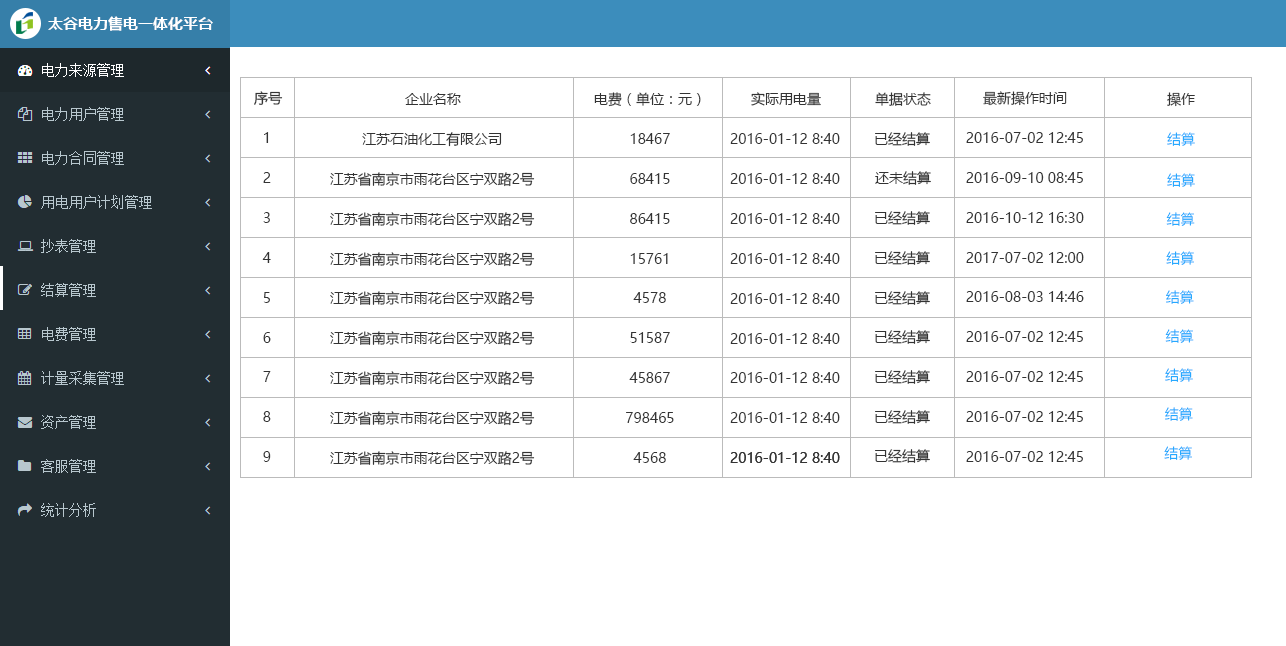
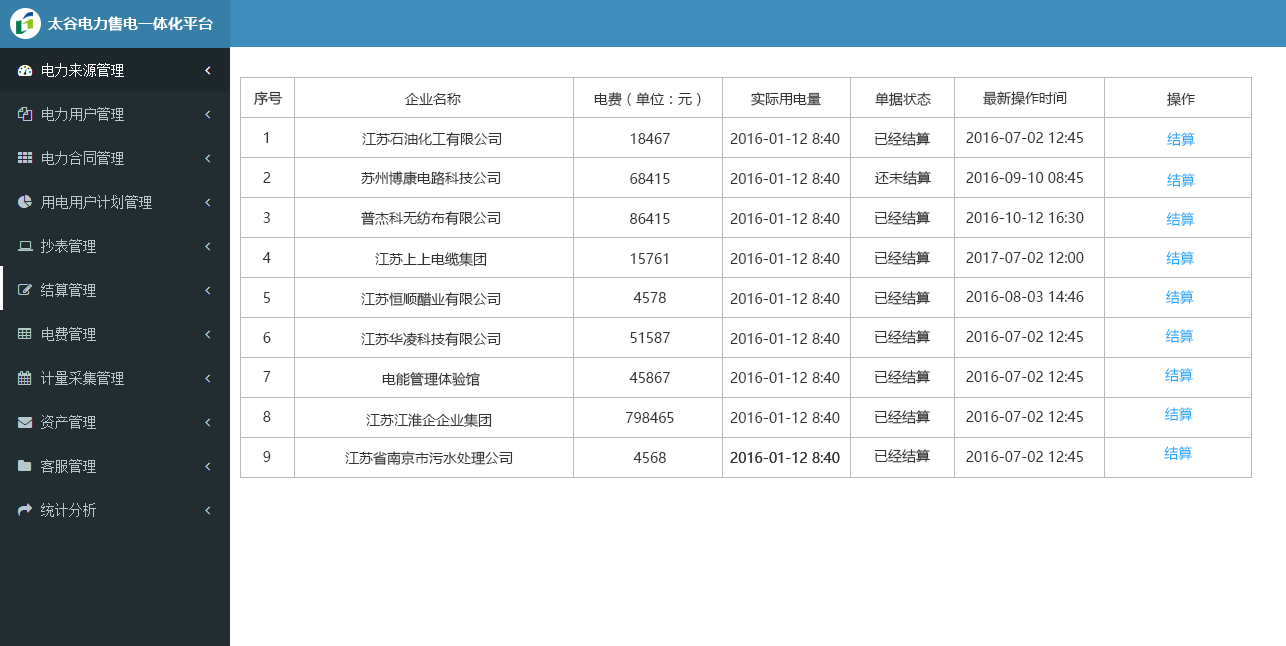
Before/after of a w=1286, h=646 layered artwork. What changed in the layer stack:
added group "公司名称" with 8 layers above "1 拷贝 8" over (345, 171, 513, 465)
added layer "江苏省南京市污水处理公司" in group "公司名称" over (345, 451, 513, 465)
added layer "江苏江淮企企业集团" in group "公司名称" over (366, 413, 492, 428)
added layer "电能管理体验馆" in group "公司名称" over (382, 372, 480, 387)
added layer "江苏华凌科技有限公司" in group "公司名称" over (361, 332, 501, 347)
added layer "江苏恒顺醋业有限公司" in group "公司名称" over (361, 292, 501, 307)
added layer "江苏上上电缆集团" in group "公司名称" over (375, 252, 487, 267)
added layer "普杰科无纺布有限公司" in group "公司名称" over (361, 211, 501, 226)
added layer "苏州博康电路科技公司" in group "公司名称" over (361, 171, 501, 186)
removed layer "江苏省南京市雨花台区宁双路2号" (1st of 8, in "1 拷贝 8") from group "1 拷贝 8" over (330, 451, 535, 466)
removed layer "江苏省南京市雨花台区宁双路2号" (2nd of 8, in "1 拷贝 7") from group "1 拷贝 7" over (330, 411, 535, 426)
removed layer "江苏省南京市雨花台区宁双路2号" (3rd of 8, in "1 拷贝 6") from group "1 拷贝 6" over (330, 371, 535, 386)
removed layer "江苏省南京市雨花台区宁双路2号" (4th of 8, in "1 拷贝 5") from group "1 拷贝 5" over (330, 331, 535, 346)
removed layer "江苏省南京市雨花台区宁双路2号" (5th of 8, in "1 拷贝 4") from group "1 拷贝 4" over (330, 291, 535, 306)
removed layer "江苏省南京市雨花台区宁双路2号" (6th of 8, in "1 拷贝 3") from group "1 拷贝 3" over (330, 252, 535, 267)
removed layer "江苏省南京市雨花台区宁双路2号" (7th of 8, in "1 拷贝 2") from group "1 拷贝 2" over (330, 212, 535, 227)
removed layer "江苏省南京市雨花台区宁双路2号" (8th of 8, in "1 拷贝") from group "1 拷贝" over (330, 172, 535, 187)
